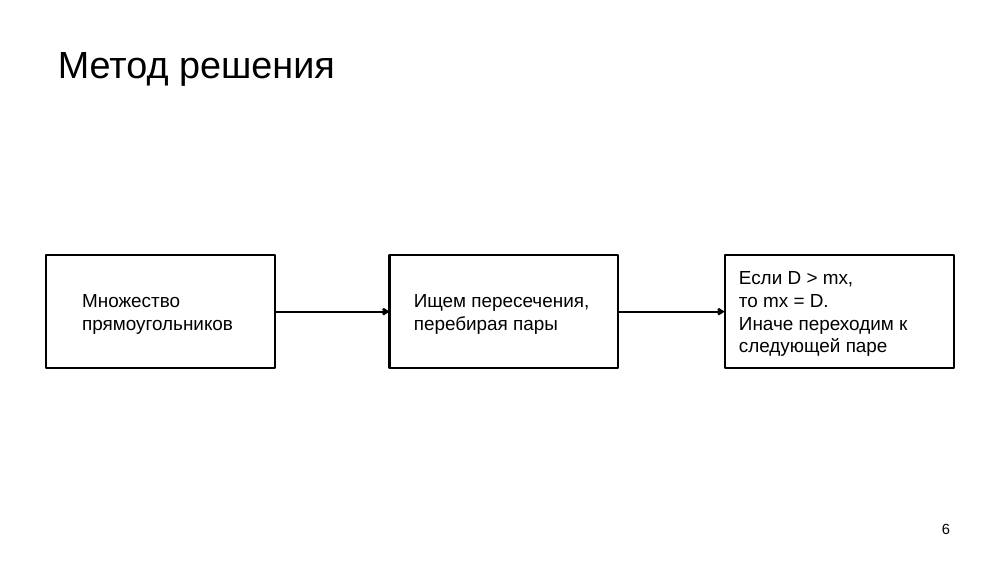
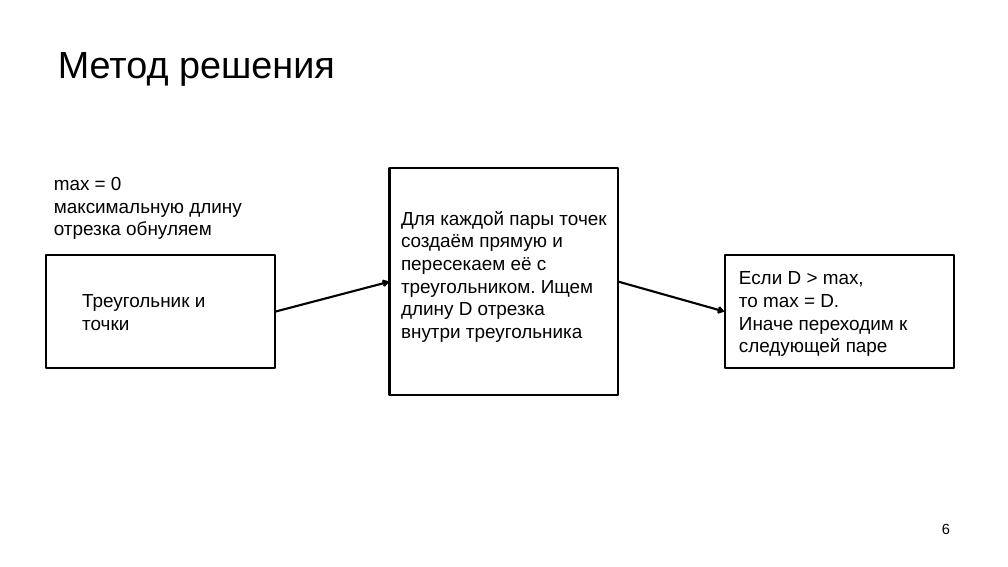
Before and after one commit to Kreg101/PROEKT-INFA-239, a slide deck: slide 6 of report/10-7-Кравченко-Егор-презентация.pptx. Drawn at 1008x567 pixels with LibreOffice and Linux fonts; fonts in the diff are those of the drawing; background and template pictures are left out. Boxes give left, top, right and bottom in pixels: in the first picture for what was removed or moved away, otherwise in the second. Text is boxed around its words. In the diff, an @@ line names an element or a change of style, - is before the commit and + after.

Commit message:
презентация

```diff
--- a/report/10-7-Кравченко-Егор-презентация.pptx
+++ b/report/10-7-Кравченко-Егор-презентация.pptx
@@ text added at (x1=54, y1=177, x2=241, y2=239), 18 pt, text #000000 @@
+max = 0
+максимальную длину отрезка обнуляем
@@ rectangle resized from (x1=389, y1=255, x2=619, y2=368) to (x1=389, y1=168, x2=619, y2=395) @@
@@ text at (x1=401, y1=211, x2=606, y2=342): text changed @@
-Ищем пересечения, перебирая пары
+Для каждой пары точек создаём прямую и пересекаем её с треугольником. Ищем длину D отрезка внутри треугольника
@@ text at (x1=82, y1=294, x2=206, y2=331): text changed @@
-Множество прямоугольников
+Треугольник и точки
@@ arrow moved from (275, 312) - (389, 312) to (275, 312) - (389, 282) @@
@@ arrow moved from (619, 312) - (725, 312) to (619, 282) - (725, 312) @@
@@ text at (x1=739, y1=271, x2=864, y2=308): text changed @@
-Если D > mx,
-то mx = D.
+Если D > max,
+то max = D.
```
